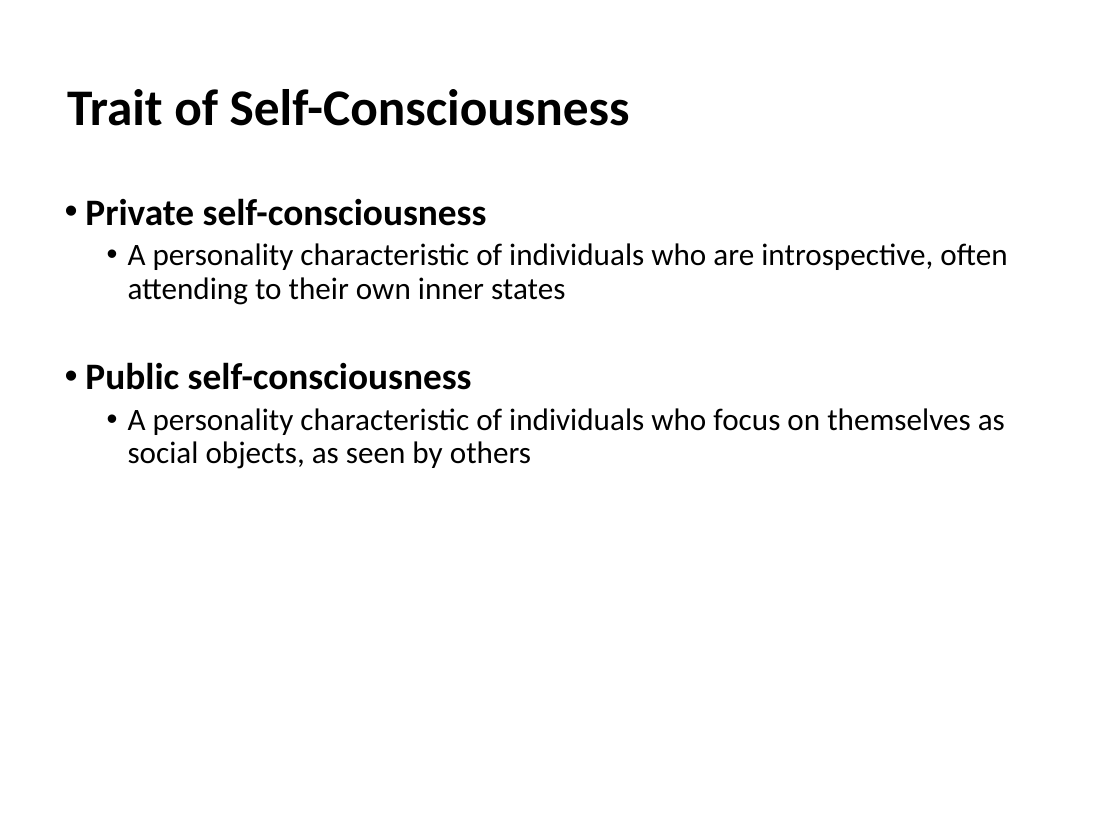
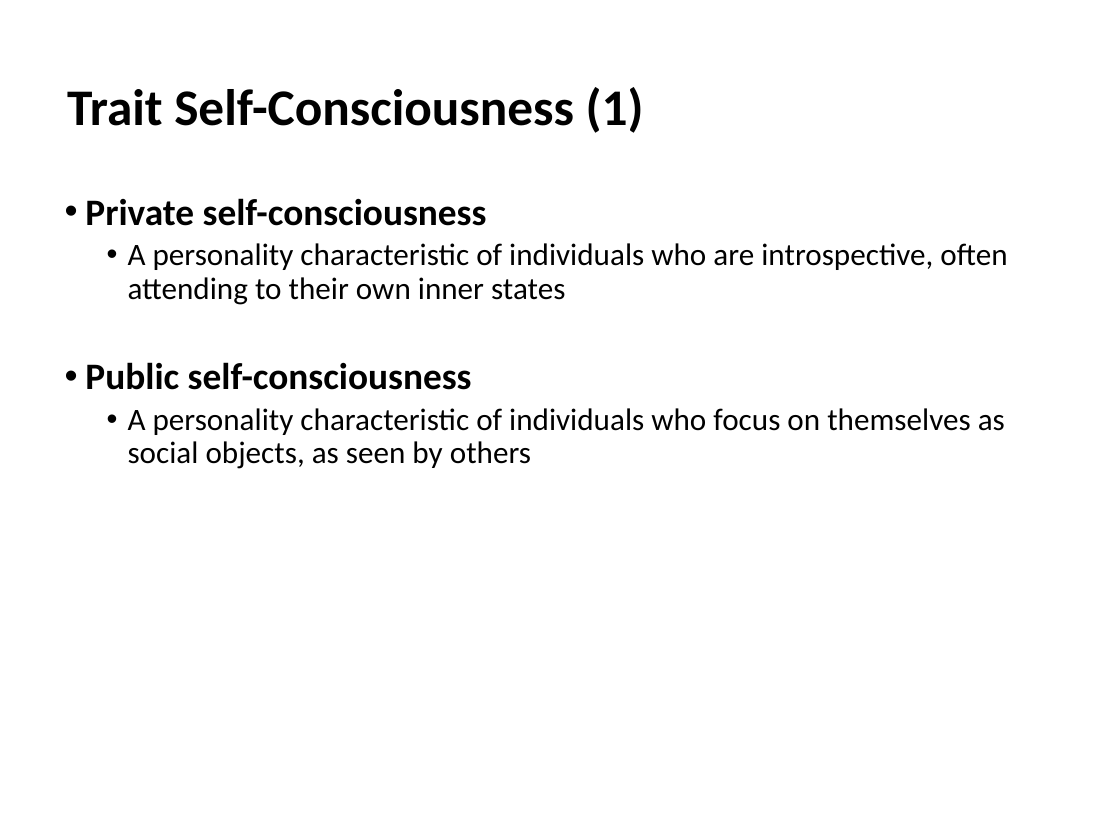
Before and after one commit to npm27/Teaching-Materials, a slide deck: slide 33 of Social Psych/Slides/4 The Social Self.pptx (slide 30 before the commit). Drawn at 1120x840 pixels with LibreOffice and Linux fonts; fonts in the diff are those of the drawing. Boxes give left, top, right and bottom in pixels: in the first picture for what was removed or moved away, otherwise in the second. Text is boxed around its words. In the diff, an @@ line names an element or a change of style, - is before the commit and + after.

```diff
--- a/Social Psych/Slides/4 The Social Self.pptx
+++ b/Social Psych/Slides/4 The Social Self.pptx
@@ title at (x1=67, y1=87, x2=644, y2=133): text changed @@
-Trait of Self-Consciousness
+Trait Self-Consciousness (1)
```
Also in this commit, not shown: 5 other slides changed, 8 slides added, 2 slides removed, 1 other file.
